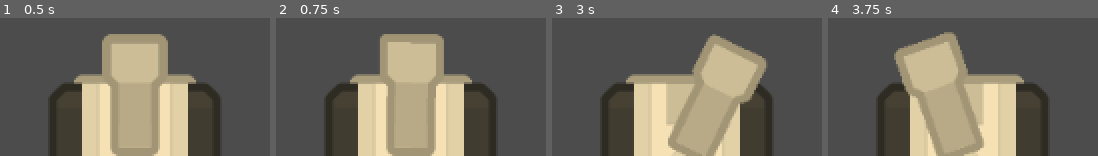
Above: before the commit, frames 1-4 (left to right).
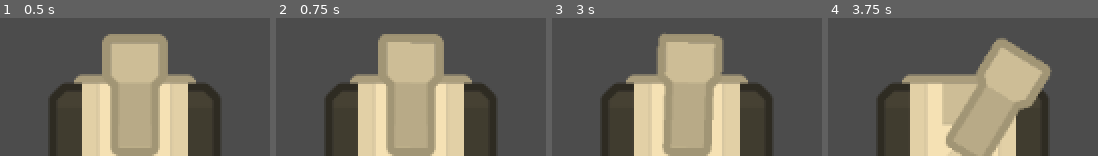
Above: after the commit, the same moments.

Repository: Dieghito124/GodotArcade-1
Game: Godot game, scene res://src/Game.tscn
The game is run twice, just before and just after one commit, with the same random seed, the same clock (stepped at 60 frames per second) and the same inputs. Before the commit the project starts from res://Game.tscn.
Inputs (mouse positions are in pixels of both pictures, inside the frame that each line leads up to):
- Up to frame 1 (0.5 s): no input
- Up to frame 2 (0.75 s): click (outside the picture) at 0.5 s
- Up to frame 3 (3 s): click (outside the picture) at 1.25 s; click (outside the picture) at 2 s; tap Enter at 2.75 s; move the mouse to (outside the picture) at 2.77 s; click (outside the picture) at 2.92 s
- Up to frame 4 (3.75 s): move the mouse to (outside the picture) at 3.52 s; click (outside the picture) at 3.67 s

Frame 1 is identical in both runs. In frame 2, 0.5% of the frame differs, in the area x 37-63%, y 13-58%; in frame 3, 17%; in frame 4, 25%, in the area x 24-83%, y 10-100%.

Commit message:
Cannon rotation, still wip

Diff:
--- a/Player.gd
+++ /dev/null
@@ -1,30 +0,0 @@
-extends Node2D
-
-export var bullet_scene : PackedScene
-var bullet_spawn_pos : Vector2
-
-#var cannon_rotation : float
-#var turn_speed : float = 1
-
-func _ready() -> void:
-	pass
-
-func _input(event: InputEvent) -> void:
-	if event is InputEventScreenTouch:
-		var angle = rad2deg($Cannon.get_angle_to(get_global_mouse_position())) + 90
-		$Tween.interpolate_property($Cannon, "rotation_degrees", $Cannon.rotation_degrees,
-			$Cannon.rotation_degrees + angle, 0.1, Tween.TRANS_SINE, Tween.EASE_IN_OUT)
-		$Tween.start()
-
-
-func _physics_process(delta: float) -> void:
-	pass
-
-
-func _on_Shot_pressed() -> void:
-	bullet_spawn_pos = $Cannon/BulletSpawnPos.global_position
-	Events.emit_signal("player_shot", bullet_spawn_pos)
-
-
-func _on_Tween_all_completed() -> void:
-	pass # Replace with function body.
--- a/globals/Events.tscn
+++ b/globals/Events.tscn
@@ -1,6 +1,7 @@
 [gd_scene load_steps=2 format=2]
 
-[ext_resource path="res://Events.gd" type="Script" id=1]
+[ext_resource path="res://globals/Events.gd" type="Script" id=1]
+
 
 [node name="Events" type="Node"]
 script = ExtResource( 1 )
--- a/project.godot
+++ b/project.godot
@@ -16,7 +16,7 @@
 [application]
 
 config/name="GodotArcade"
-run/main_scene="res://Game.tscn"
+run/main_scene="res://src/Game.tscn"
 config/icon="res://icon.png"
 
 [autoload]
--- a/Bullet.tscn
+++ b/src/Bullet.tscn
@@ -1,6 +1,6 @@
 [gd_scene load_steps=4 format=2]
 
-[ext_resource path="res://Bullet.gd" type="Script" id=1]
+[ext_resource path="res://src/Bullet.gd" type="Script" id=1]
 [ext_resource path="res://assets/Tank/Tank_Bullet.png" type="Texture" id=2]
 
 [sub_resource type="CapsuleShape2D" id=1]
--- a/Game.tscn
+++ b/src/Game.tscn
@@ -1,7 +1,7 @@
 [gd_scene load_steps=3 format=2]
 
-[ext_resource path="res://Game.gd" type="Script" id=1]
-[ext_resource path="res://World1.tscn" type="PackedScene" id=2]
+[ext_resource path="res://src/Game.gd" type="Script" id=1]
+[ext_resource path="res://src/World1.tscn" type="PackedScene" id=2]
 
 [node name="Game" type="Node"]
 script = ExtResource( 1 )
--- /dev/null
+++ b/src/Player.gd
@@ -0,0 +1,23 @@
+extends Node2D
+
+export var bullet_scene : PackedScene
+var bullet_spawn_pos : Vector2
+
+
+func _input(event: InputEvent) -> void:
+	if event is InputEventScreenTouch:
+		var angle = $Cannon.get_angle_to(get_global_mouse_position()) + PI/2
+		$Tween.interpolate_property($Cannon, "rotation", $Cannon.rotation,
+			$Cannon.rotation + angle, 0.5, Tween.TRANS_SINE, Tween.EASE_IN_OUT)
+		$Tween.start()
+		print($Cannon.rotation)
+
+func _on_Shot_pressed() -> void:
+	bullet_spawn_pos = $Cannon/BulletSpawnPos.global_position
+	Events.emit_signal("player_shot", bullet_spawn_pos)
+
+func _on_Tween_all_completed() -> void:
+	pass #Stop the FX sounds
+
+func _on_Tween_started(object: Object, key: NodePath) -> void:
+	pass #Start the FX sounds
--- a/Player.tscn
+++ b/src/Player.tscn
@@ -1,7 +1,7 @@
 [gd_scene load_steps=6 format=2]
 
-[ext_resource path="res://Player.gd" type="Script" id=1]
-[ext_resource path="res://Bullet.tscn" type="PackedScene" id=2]
+[ext_resource path="res://src/Player.gd" type="Script" id=1]
+[ext_resource path="res://src/Bullet.tscn" type="PackedScene" id=2]
 [ext_resource path="res://assets/Tank/Tank.png" type="Texture" id=3]
 [ext_resource path="res://assets/Tank/Tank_Barrel.png" type="Texture" id=4]
 
@@ -37,8 +37,10 @@
 curve = SubResource( 1 )
 
 [node name="PathFollow2D" type="PathFollow2D" parent="BulletPath"]
+position = Vector2( -0.832169, 1.10956 )
 
 [node name="AudioStreamPlayer" type="AudioStreamPlayer" parent="."]
 
 [node name="Tween" type="Tween" parent="."]
 [connection signal="tween_all_completed" from="Tween" to="." method="_on_Tween_all_completed"]
+[connection signal="tween_started" from="Tween" to="." method="_on_Tween_started"]
--- a/World1.tscn
+++ b/src/World1.tscn
@@ -1,6 +1,6 @@
 [gd_scene load_steps=2 format=2]
 
-[ext_resource path="res://Player.tscn" type="PackedScene" id=1]
+[ext_resource path="res://src/Player.tscn" type="PackedScene" id=1]
 
 [node name="World1" type="Node2D"]
 __meta__ = {
Renamed: Events.gd -> globals/Events.gd
Renamed: Bullet.gd -> src/Bullet.gd
Renamed: Game.gd -> src/Game.gd
